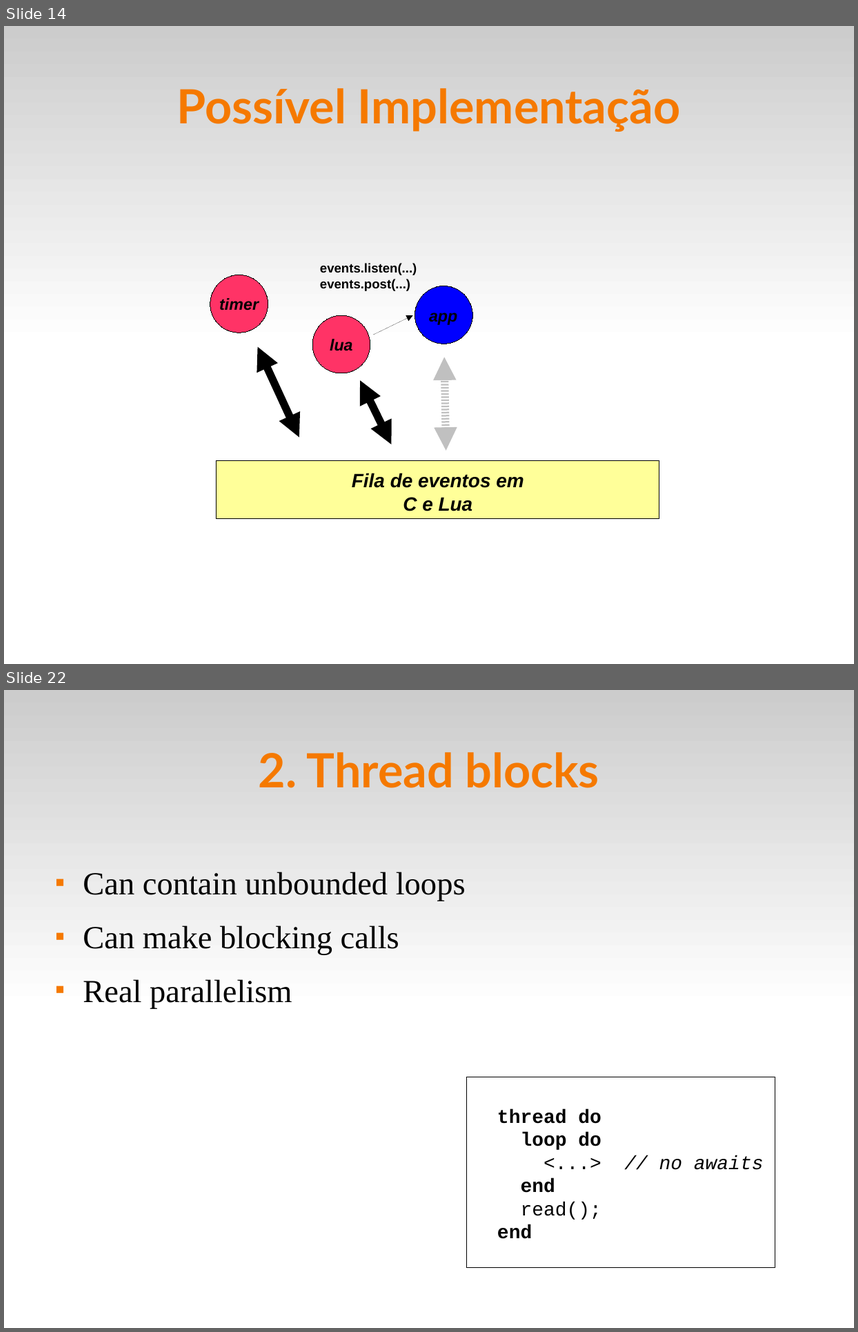
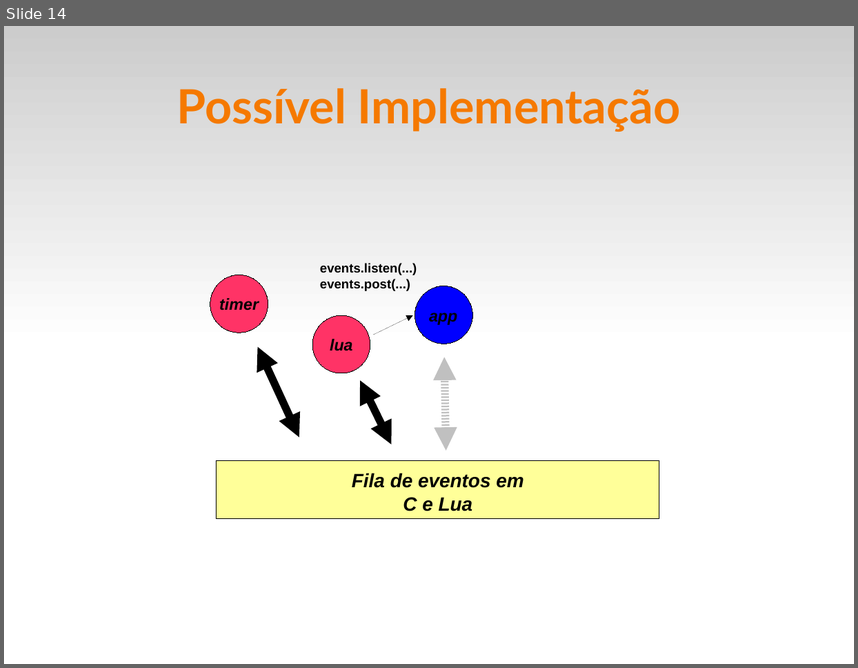
Before and after one commit to fsantanna/events, a slide deck: evt.odp. Shown one above the other, each under a label of ours: slides 14 and 22 before the commit, slide 14 after it; the slides between them are not shown. The pictures are 858x1332 and 858x668 pixels, drawn with LibreOffice and Linux fonts; fonts in the diff are those of the drawing. Boxes give left, top, right and bottom in pixels: in the first picture for what was removed or moved away, otherwise in the second. Text is boxed around its words. In the diff, an @@ line names an element or a change of style, - is before the commit and + after.

```diff
--- a/evt.odp
+++ b/evt.odp
@@ slide 22 removed at [4, 690, 854, 1328], background #FFFFFF; not listed: 1 template element that a slide beside it also shows @@
@@ title removed at [258, 752, 599, 788] @@
-2. Thread blocks
@@ text removed at [83, 871, 466, 1009] @@
-■ Can contain unbounded loops
-■ Can make blocking calls
-■ Real parallelism
@@ rectangle removed at [467, 1076, 775, 1267] @@
-thread do
-loop do
-<...> // no awaits
-end
-read();
-end
```
Also in this commit, not shown: 3 slides changed, 3 slides added, 20 other slides removed, 4 other files.
